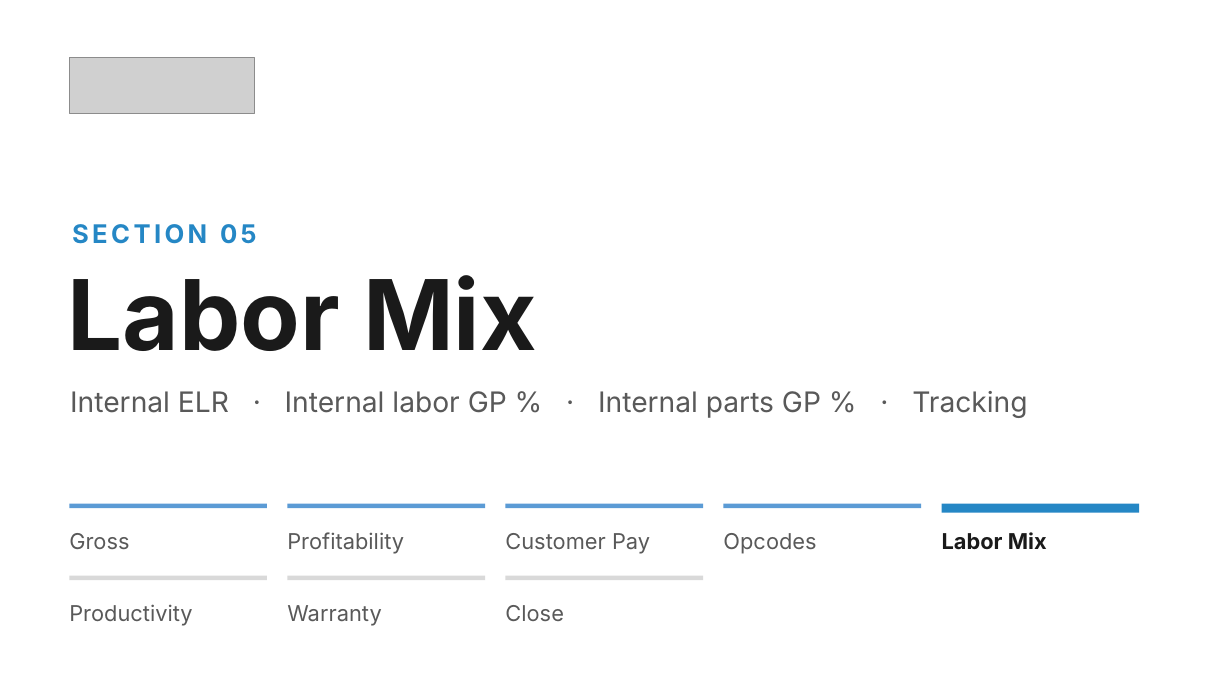
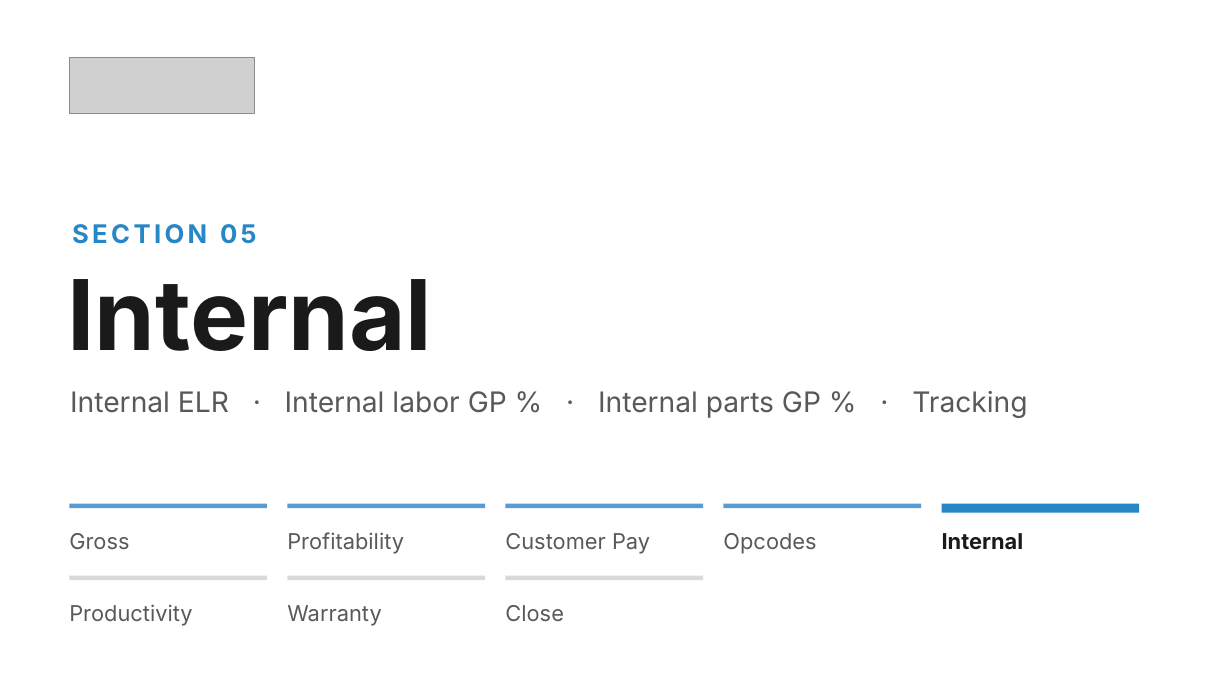
Before and after one commit to Ndresner/Noah, a slide deck: slide 107 of day2-deck/decks/Fixed Ops - Day 2 Example Test Deck.pptx. Drawn at 1232x693 pixels with LibreOffice and Linux fonts; fonts in the diff are those of the drawing; grey boxes stand for pictures. Boxes give left, top, right and bottom in pixels: in the first picture for what was removed or moved away, otherwise in the second. Text is boxed around its words. In the diff, an @@ line names an element or a change of style, - is before the commit and + after.

```diff
--- a/day2-deck/decks/Fixed Ops - Day 2 Example Test Deck.pptx
+++ b/day2-deck/decks/Fixed Ops - Day 2 Example Test Deck.pptx
@@ text at <box>67,279,432,351</box>: text changed @@
-Labor Mix
+Internal
@@ text at <box>942,533,1024,550</box>: text changed @@
-Labor Mix
+Internal
```
Also in this commit, not shown: 21 other slides changed, 10 other files.
